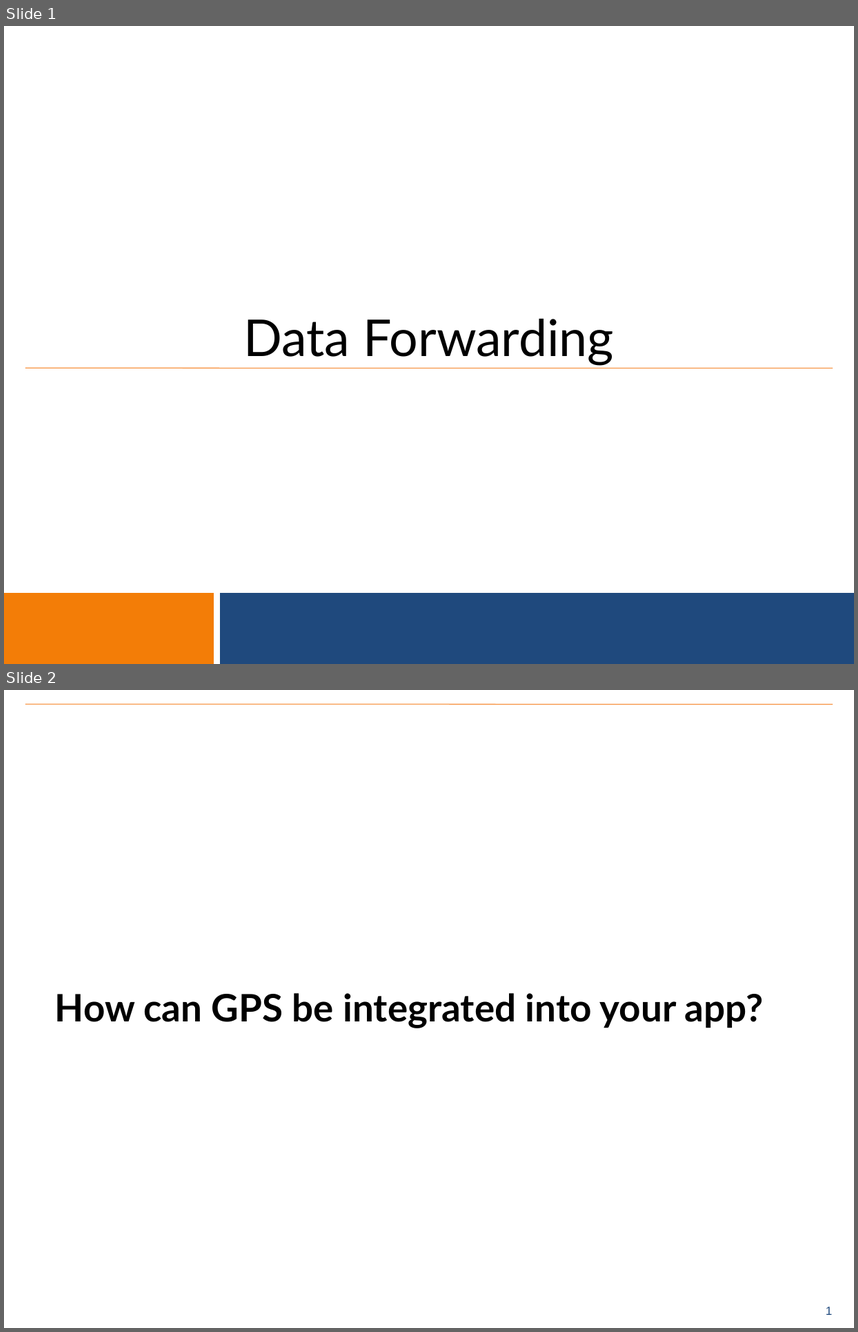
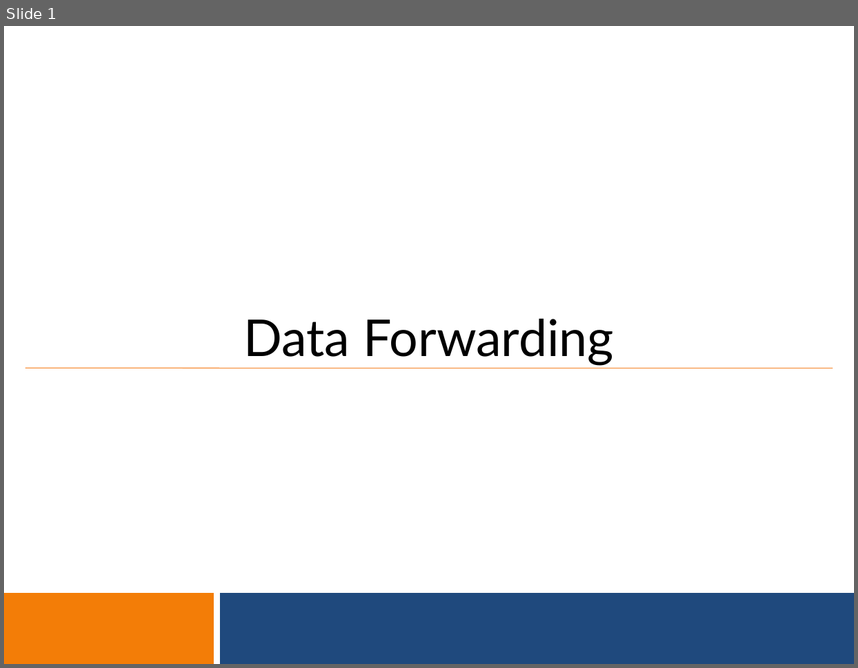
Before and after one commit to benrudolph/exi-training, a slide deck: DataForwarding/data_forwarding.pptx. Shown one above the other, each under a label of ours: slides 1 and 2 before the commit, slide 1 after it. The pictures are 858x1332 and 858x668 pixels, drawn with LibreOffice and Linux fonts; fonts in the diff are those of the drawing; background and template pictures are left out. Boxes give left, top, right and bottom in pixels: in the first picture for what was removed or moved away, otherwise in the second. Text is boxed around its words. In the diff, an @@ line names an element or a change of style, - is before the commit and + after.

```diff
--- a/DataForwarding/data_forwarding.pptx
+++ b/DataForwarding/data_forwarding.pptx
@@ slide 2 removed at [4,690,854,1328], background #FFFFFF; not listed: 1 template element that a slide beside it also shows @@
@@ line removed from (25, 704) to (833, 704) @@
@@ title removed at [55,993,764,1028] @@
-How can GPS be integrated into your app?
```
Also in this commit, not shown: 7 slides added, 2 other slides removed, 10 other files.
